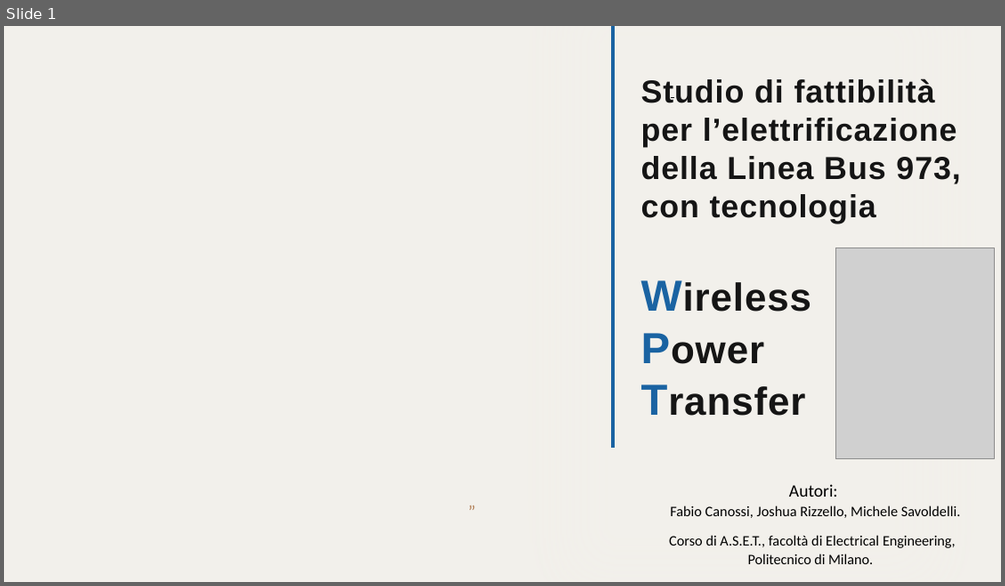
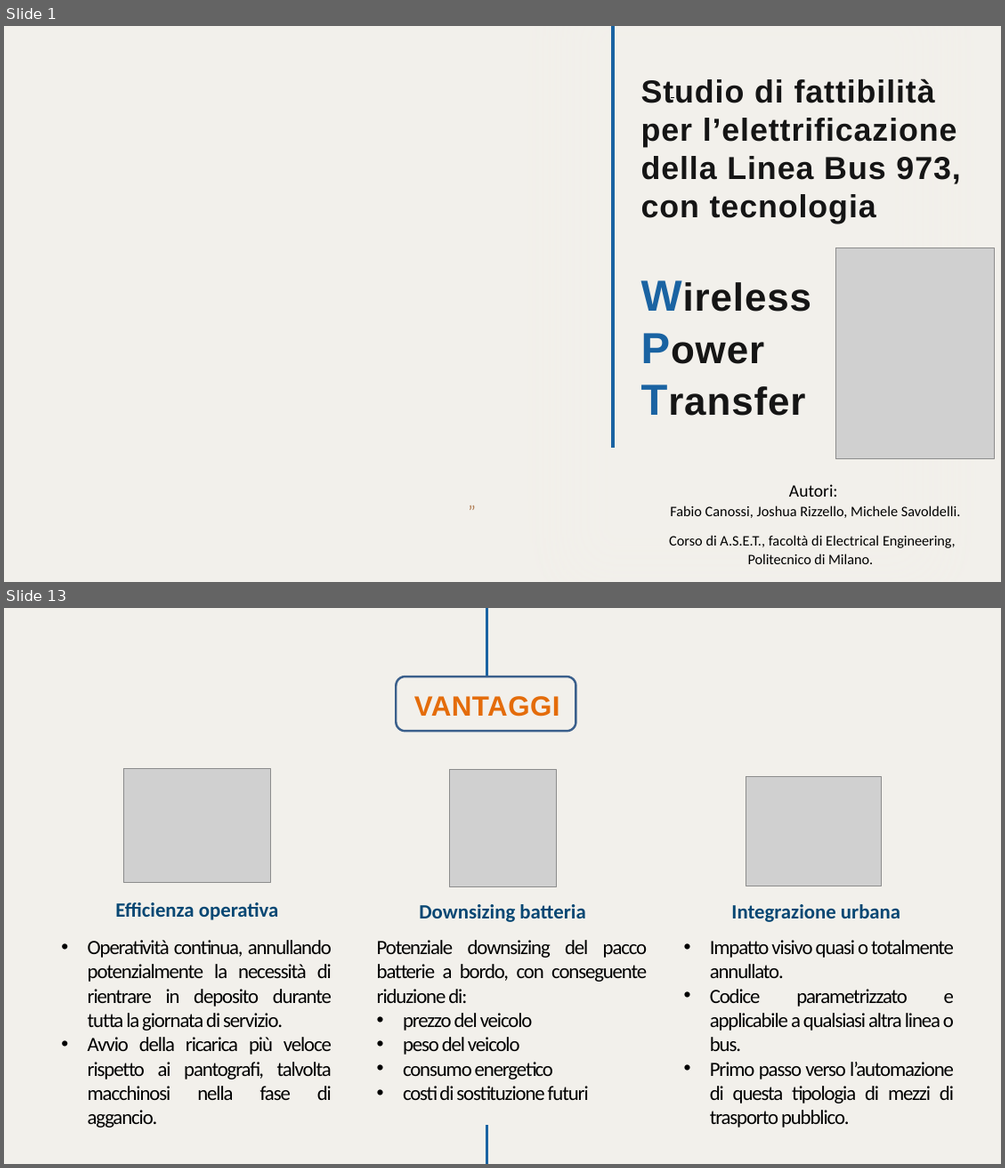
Before and after one commit to Joshuari03/ProgettoASET, a slide deck: Elettrificazione_Strategica_Linea_973.pptx. Shown one above the other, each under a label of ours: slide 1 before the commit, slides 1 and 13 after it; the slides between them are not shown. The pictures are 1005x586 and 1005x1168 pixels, drawn with LibreOffice and Linux fonts; fonts in the diff are those of the drawing; grey boxes stand for pictures; background and template pictures are left out. Boxes give left, top, right and bottom in pixels: in the first picture for what was removed or moved away, otherwise in the second. Text is boxed around its words. In the diff, an @@ line names an element or a change of style, - is before the commit and + after.

```diff
--- a/Elettrificazione_Strategica_Linea_973.pptx
+++ b/Elettrificazione_Strategica_Linea_973.pptx
@@ slide 13 added at (4,608,1001,1164), background #F2F0EB @@
@@ freeform shape added at (487,608,490,677), outline #1A63A2 4 pt @@
@@ rounded rectangle added at (396,677,575,731), outline #3A5F8C 3 pt @@
@@ text added at (414,696,559,717), 38.5 pt, text #E46C0A, bold @@
+VANTAGGI
@@ picture added at (123,769,270,882) @@
@@ picture added at (449,770,555,887) @@
@@ picture added at (745,776,881,887) @@
@@ text added at (115,903,279,920), 28 pt, text #074773, bold @@
+Efficienza operativa
@@ text added at (419,904,585,922), 28 pt, text #074773, bold @@
+Downsizing batteria
@@ text added at (731,904,900,922), 28 pt, text #074773, bold @@
+Integrazione urbana
@@ text added at (88,940,332,1128), 28 pt, text #000000 @@
+• Operatività continua, annullando potenzialmente la necessità di rientrare in deposito durante tutta la giornata di servizio.
+• Avvio della ricarica più veloce rispetto ai pantografi, talvolta macchinosi nella fase di aggancio.
@@ text added at (377,940,647,1100), 28 pt, text #000000 @@
+Potenziale downsizing del pacco batterie a bordo, con conseguente riduzione di:
+• prezzo del veicolo
+• peso del veicolo
+• consumo energetico
+• costi di sostituzione futuri
@@ text added at (710,940,954,1128), 28 pt, text #000000 @@
+• Impatto visivo quasi o totalmente annullato.
+• Codice parametrizzato e applicabile a qualsiasi altra linea o bus.
+• Primo passo verso l’automazione di questa tipologia di mezzi di trasporto pubblico.
@@ freeform shape added at (487,1125,490,1164), outline #1A63A2 4 pt @@
```
Also in this commit, not shown: 10 slides changed, 3 other slides added, 6 slides removed, 1 other file.
